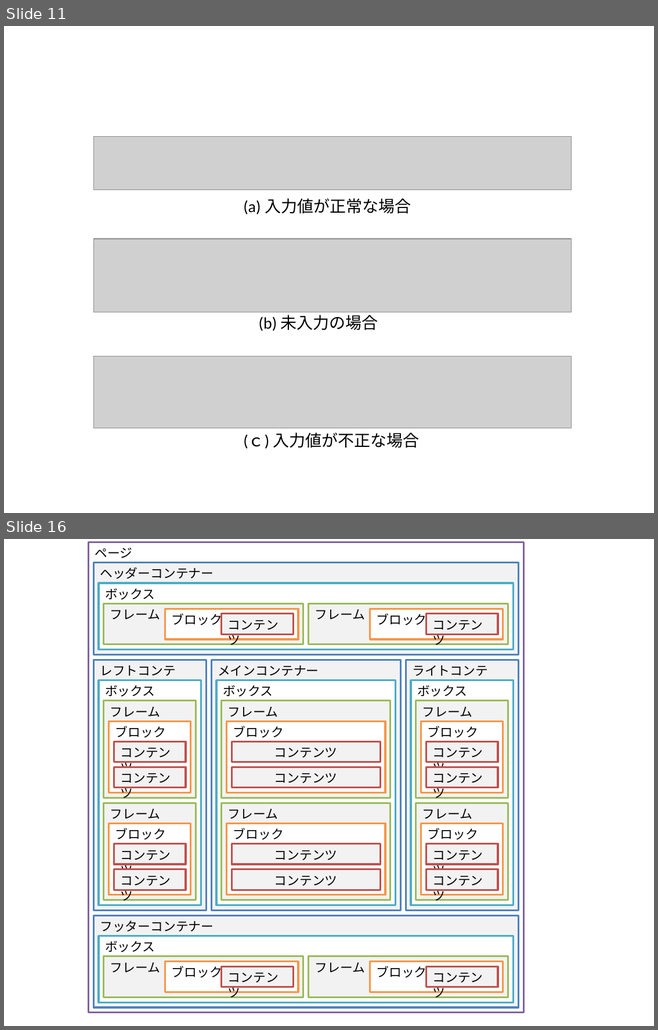
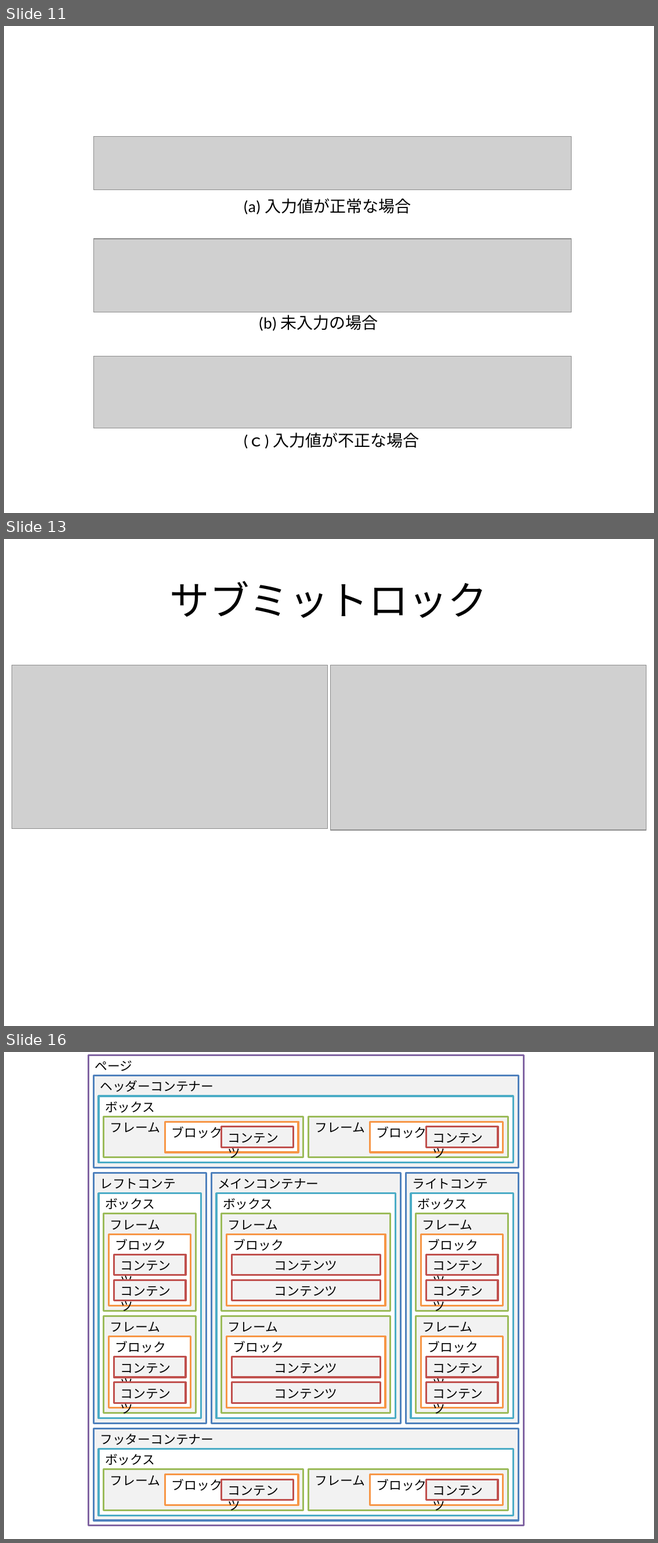
Before and after one commit to kotaro0717/Report-Management, a slide deck: PowerPoint/report_hokada.pptx. Shown one above the other, each under a label of ours: slides 11 and 16 before the commit, slides 11, 13 and 16 after it; the slides between them are not shown. The pictures are 658x1030 and 658x1543 pixels, drawn with LibreOffice and Linux fonts; fonts in the diff are those of the drawing; grey boxes stand for pictures. Boxes give left, top, right and bottom in pixels: in the first picture for what was removed or moved away, otherwise in the second. Text is boxed around its words. In the diff, an @@ line names an element or a change of style, - is before the commit and + after.

```diff
--- a/PowerPoint/report_hokada.pptx
+++ b/PowerPoint/report_hokada.pptx
@@ slide 13 added at [4,539,654,1026], background #FFFFFF @@
@@ title added at [170,581,487,618], 44 pt, text #000000 @@
+サブミットロック
@@ picture added at [12,665,328,829] @@
@@ picture added at [330,665,646,830] @@
```
Also in this commit, not shown: 2 slides changed, 4 other slides added, 3 slides removed, 1 other file.
